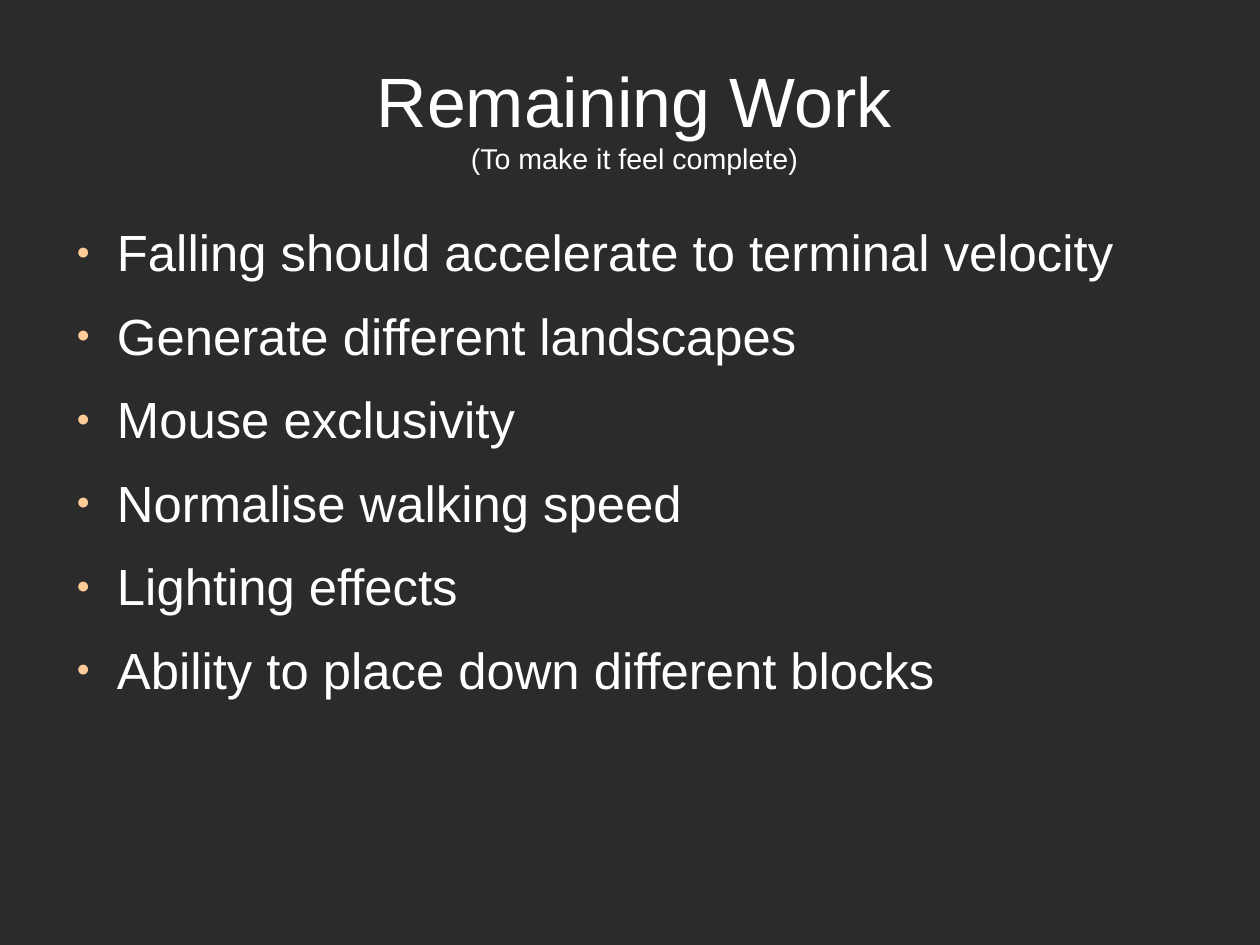
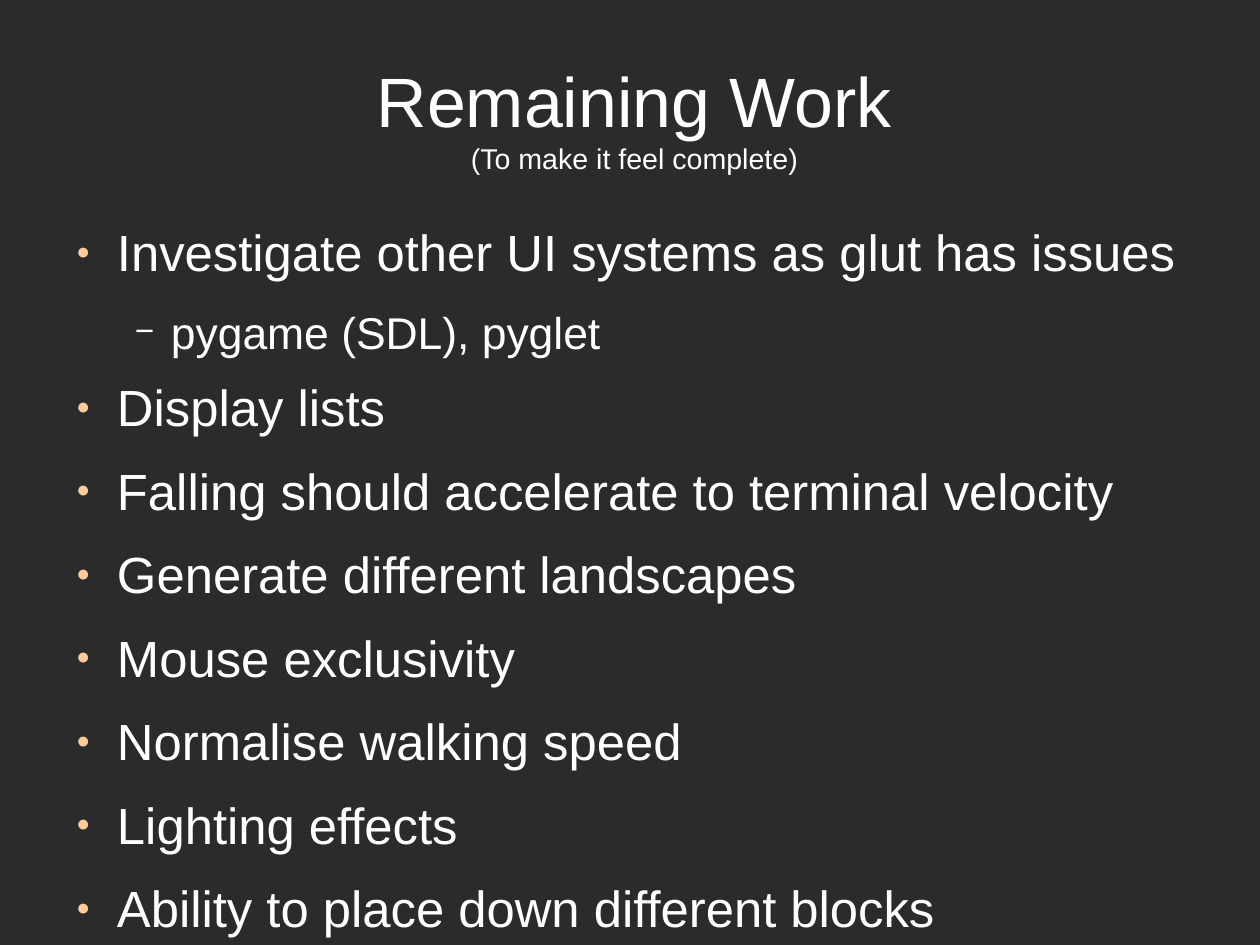
Before and after one commit to mjmusante/CS532, a slide deck: slide 13 of MusanteMark-CS532-Project.odp. Drawn at 1260x945 pixels with LibreOffice and Linux fonts; fonts in the diff are those of the drawing; background and template pictures are left out; a plain dark background stands for a picture behind light text. Boxes give left, top, right and bottom in pixels: in the first picture for what was removed or moved away, otherwise in the second. Text is boxed around its words. In the diff, an @@ line names an element or a change of style, - is before the commit and + after.

Commit message:
Fix up final slide

```diff
--- a/MusanteMark-CS532-Project.odp
+++ b/MusanteMark-CS532-Project.odp
@@ text at (117, 234, 1175, 437): paragraphs added @@
+● Investigate other UI systems as glut has issues
+  − pygame (SDL), pyglet
+● Display lists
```
